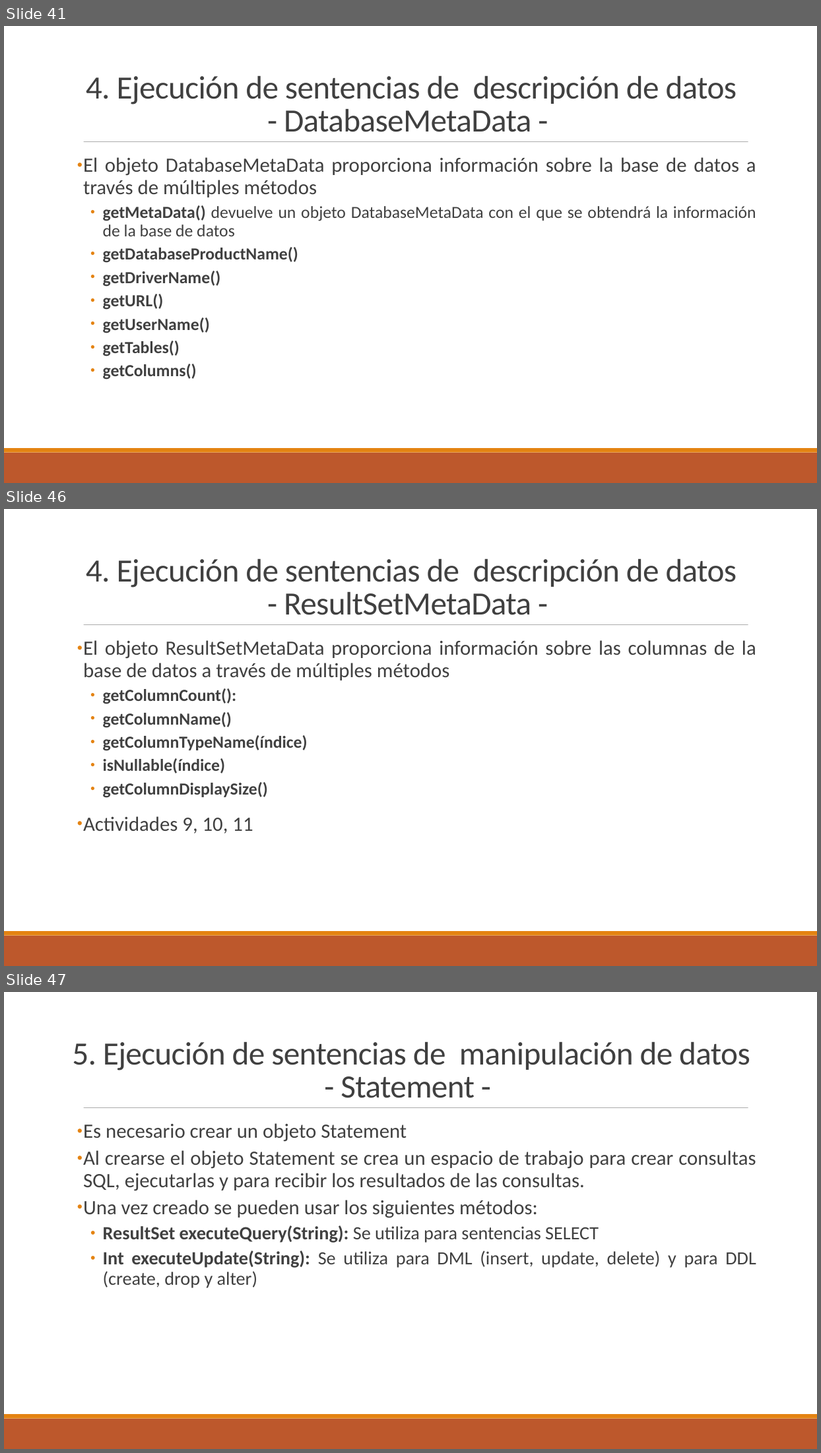
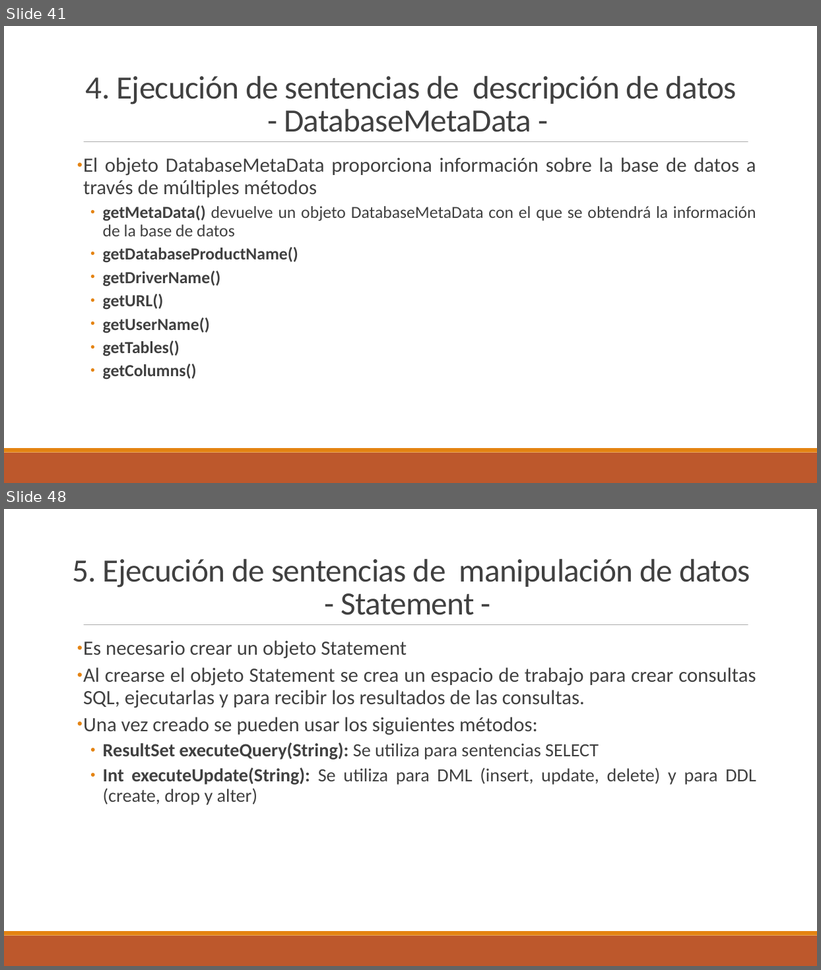
Before and after one commit to DanielTamargo/AD-Ion, a slide deck: UD2-Manejo_de_conectores.pptx. Shown one above the other, each under a label of ours: slides 41, 46 and 47 before the commit, slides 41 and 48 after it; the slides between them are not shown. The pictures are 821x1453 and 821x970 pixels, drawn with LibreOffice and Linux fonts; fonts in the diff are those of the drawing. Boxes give left, top, right and bottom in pixels: in the first picture for what was removed or moved away, otherwise in the second. Text is boxed around its words. In the diff, an @@ line names an element or a change of style, - is before the commit and + after.

```diff
--- a/UD2-Manejo_de_conectores.pptx
+++ b/UD2-Manejo_de_conectores.pptx
@@ slide 46 removed at bbox=[4, 509, 817, 966], background #FFFFFF; not listed: 3 template elements that a slide beside it also shows @@
@@ text removed at bbox=[86, 559, 737, 615] @@
-4. Ejecución de sentencias de descripción de datos
-- ResultSetMetaData -
@@ text removed at bbox=[83, 640, 756, 834] @@
-• El objeto ResultSetMetaData proporciona información sobre las columnas de la base de datos a través de múltiples métodos
-  • getColumnCount():
-  • getColumnName()
-  • getColumnTypeName(índice)
-  • isNullable(índice)
-  • getColumnDisplaySize()
-• Actividades 9, 10, 11
@@ what was slide 47 is now slide 48 @@
```
Also in this commit, not shown: 5 slides changed, 2 slides added.
